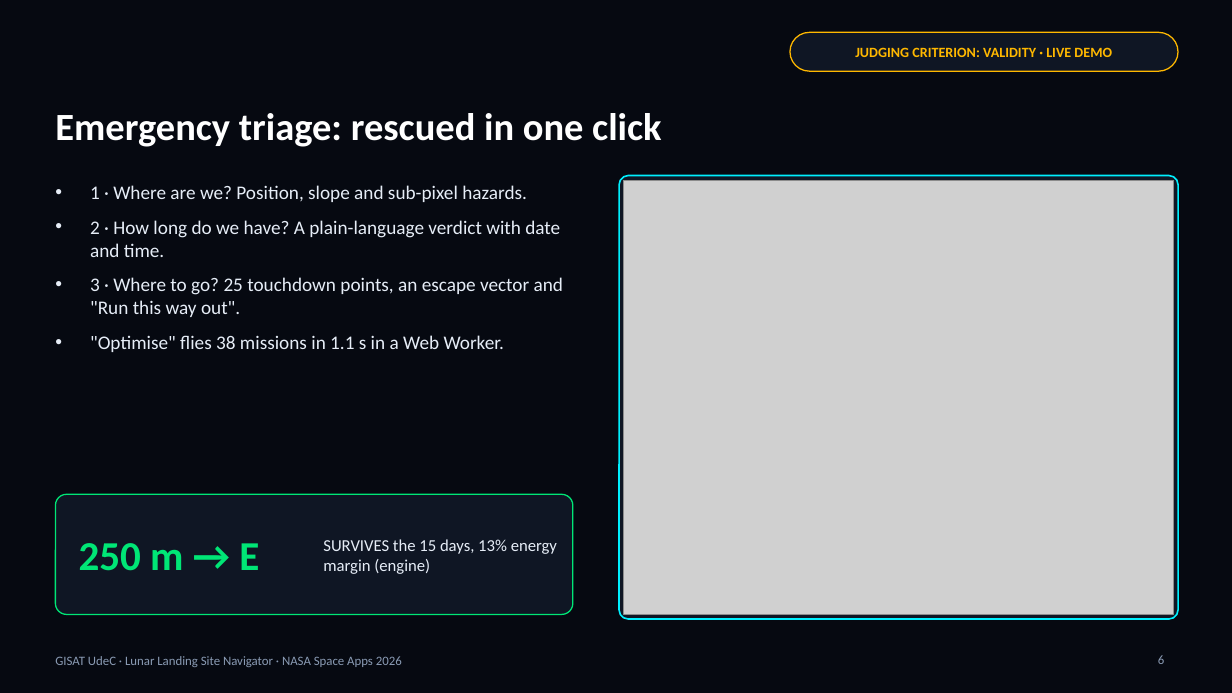
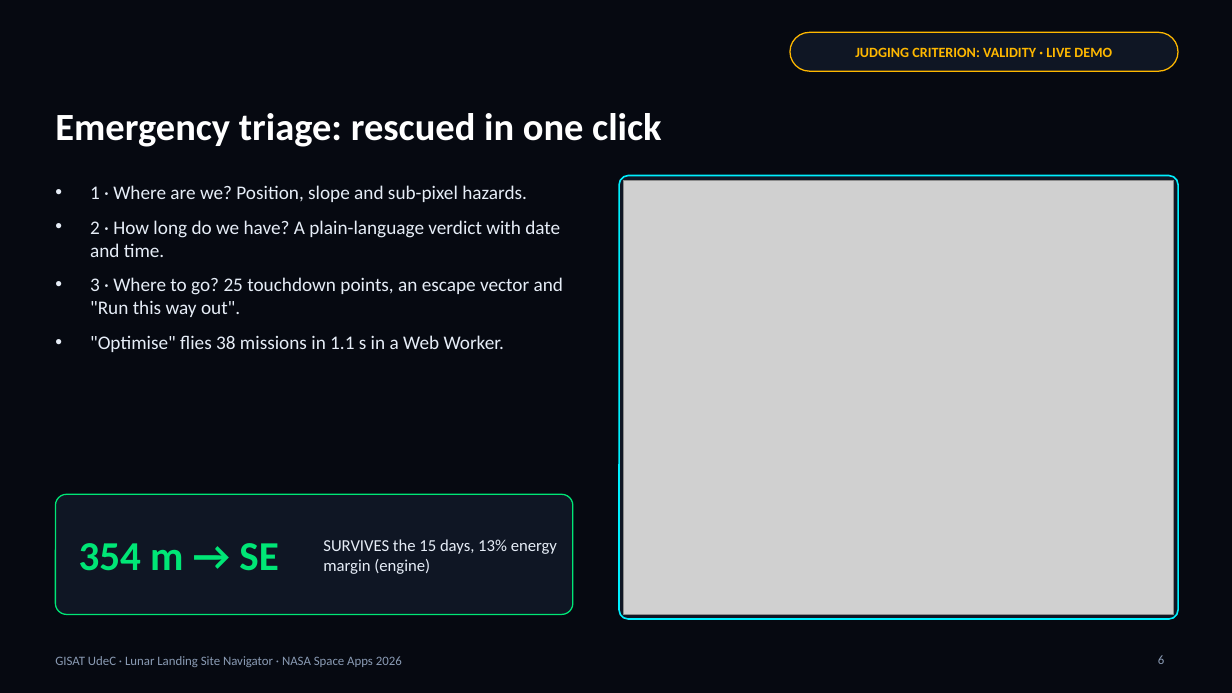
Before and after one commit to JoseVenegas3/Lunar-Landing-Site-Navigator, a slide deck: slide 6 of docs/GISAT_Lunar_Navigator_Global_Submission_7Slides_EN.pptx. Drawn at 1232x693 pixels with LibreOffice and Linux fonts; fonts in the diff are those of the drawing; grey boxes stand for pictures. Boxes give left, top, right and bottom in pixels: in the first picture for what was removed or moved away, otherwise in the second. Text is boxed around its words. In the diff, an @@ line names an element or a change of style, - is before the commit and + after.

```diff
--- a/docs/GISAT_Lunar_Navigator_Global_Submission_7Slides_EN.pptx
+++ b/docs/GISAT_Lunar_Navigator_Global_Submission_7Slides_EN.pptx
@@ text at [79,543,278,571]: text changed @@
-250 m → E
+354 m → SE
```
Also in this commit, not shown: 8 other files.
